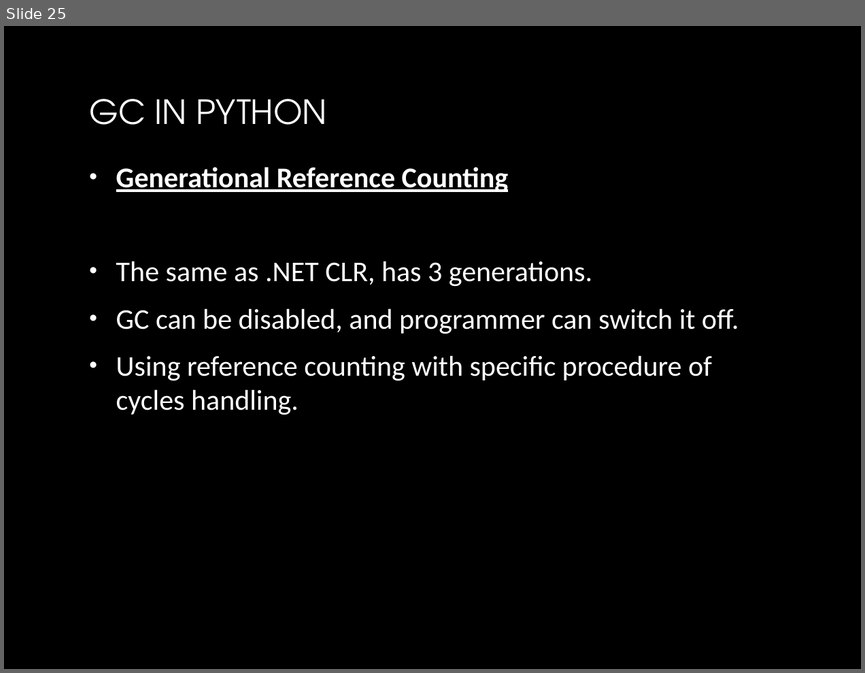
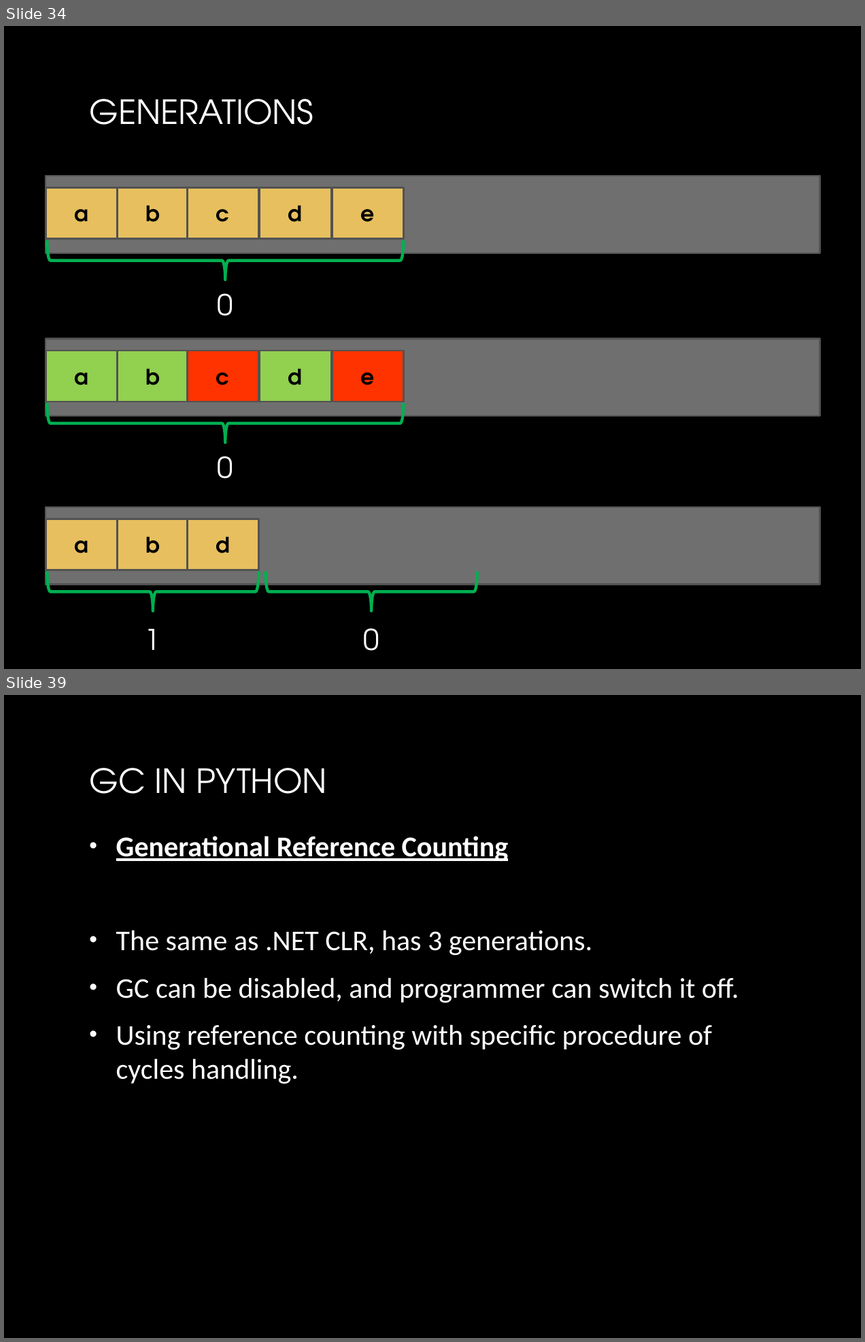
Before and after one commit to yuriyshapovalov/slides, a slide deck: ppt/Garbage collection in dotnet.pptx. Shown one above the other, each under a label of ours: slide 25 before the commit, slides 34 and 39 after it; the slides between them are not shown. The pictures are 865x673 and 865x1342 pixels, drawn with LibreOffice and Linux fonts; fonts in the diff are those of the drawing; background and template pictures are left out. Boxes give left, top, right and bottom in pixels: in the first picture for what was removed or moved away, otherwise in the second. Text is boxed around its words. In the diff, an @@ line names an element or a change of style, - is before the commit and + after.

```diff
--- a/ppt/Garbage collection in dotnet.pptx
+++ b/ppt/Garbage collection in dotnet.pptx
@@ slide 34 added at bbox=[4, 26, 861, 669], background picture (left out) @@
@@ title added at bbox=[89, 99, 313, 125], 28 pt, text gradient #FFFFFF to #BFBFBF @@
+GENERATIONS
@@ group added at bbox=[45, 176, 820, 316]: 6 rectangles, 1 left brace, 1 text @@
+a
+b
+c
+d
+e
+0
@@ group added at bbox=[45, 339, 820, 478]: 6 rectangles, 1 left brace, 1 text @@
+a
+b
+c
+d
+e
+0
@@ group added at bbox=[45, 507, 820, 650]: 4 rectangles, 2 left braces, 2 texts @@
+a
+b
+d
+1
+0
@@ what was slide 25 is now slide 39 @@
```
Also in this commit, not shown: 2 slides changed, 18 other slides added, 3 slides removed, 1 other file.
